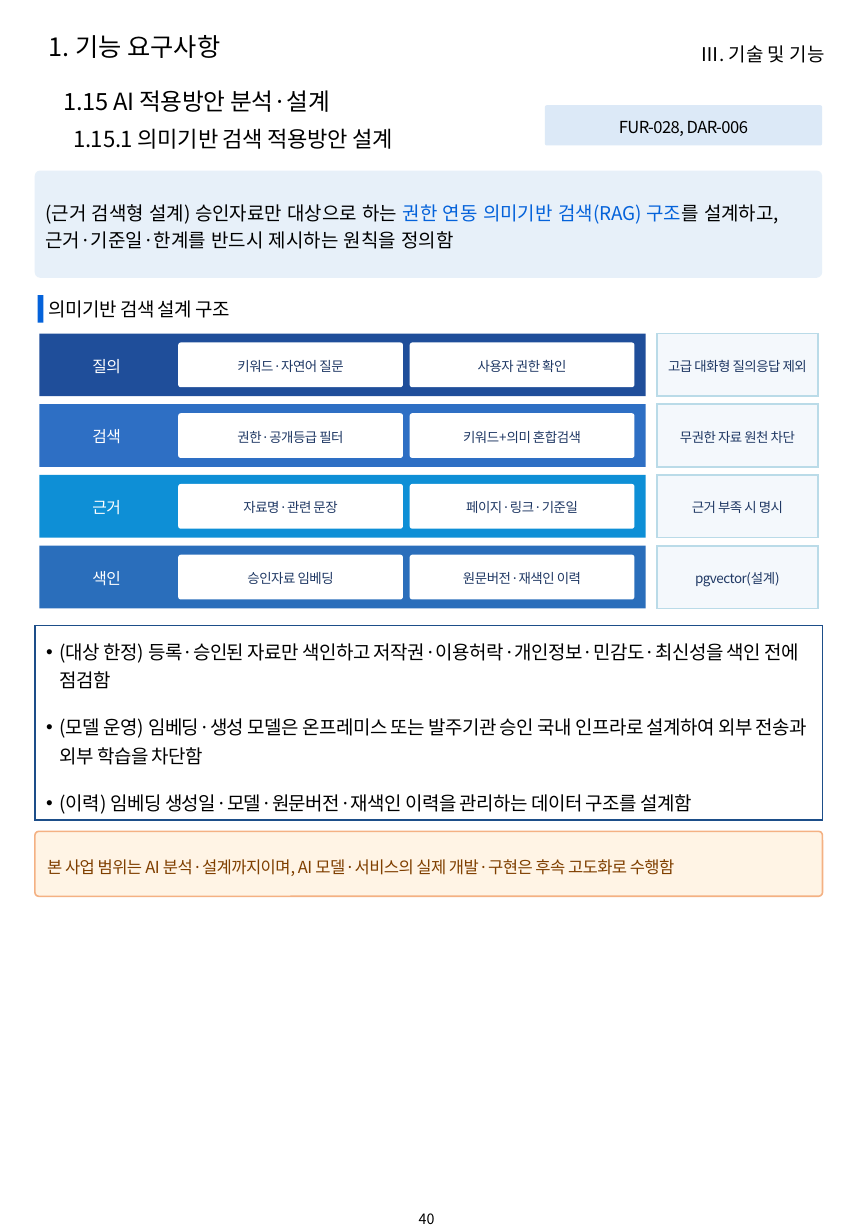
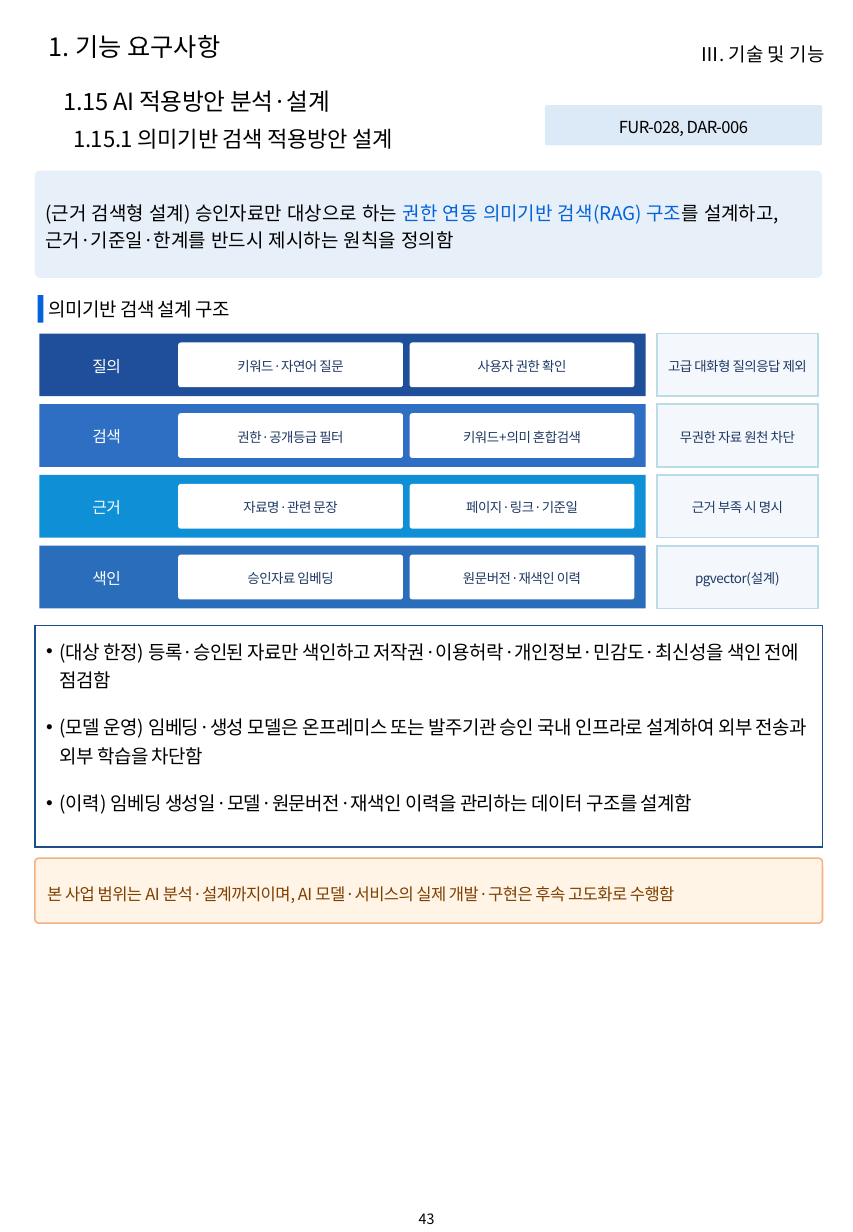
Before and after one commit to hwangsteeve-tech/hbjw, a slide deck: slide 43 of proposals/2026-10_pnu-ai-platform/pnu_proposal.pptx (slide 40 before the commit). Drawn at 853x1232 pixels with LibreOffice and Linux fonts; fonts in the diff are those of the drawing; background and template pictures are left out. Boxes give left, top, right and bottom in pixels: in the first picture for what was removed or moved away, otherwise in the second. Text is boxed around its words. In the diff, an @@ line names an element or a change of style, - is before the commit and + after.

```diff
--- a/proposals/2026-10_pnu-ai-platform/pnu_proposal.pptx
+++ b/proposals/2026-10_pnu-ai-platform/pnu_proposal.pptx
@@ rectangle: place and size @@
-rectangle at (35, 626, 823, 820)
+rectangle at (35, 626, 823, 847)
@@ rounded rectangle "본 사업 범위는 AI 분석·설계까지이며, ...": place and size @@
-rounded rectangle "본 사업 범위는 AI 분석·설계까지이며, ..." at (35, 831, 823, 896)
+rounded rectangle "본 사업 범위는 AI 분석·설계까지이며, ..." at (35, 859, 823, 924)
@@ page number at (419, 1213, 435, 1224): text changed @@
-40
+43
```
Also in this commit, not shown: 30 other slides changed, 4 slides added, 1 slide removed, 2 other files.
